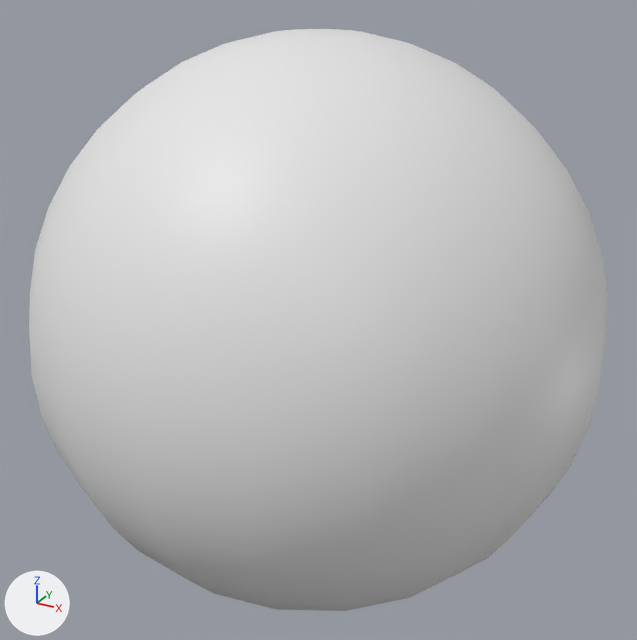
An edit to the OBJ model gvr-bullet/app/src/main/assets/sphere.obj, drawn before and after from the same camera.
Both versions are drawn from a camera (50 mm lens) standing at (1.418, -2.572, 1.289) and looking at (0.002, 0.002, 0.001). Arrows for +X, +Y and +Z are at lower left; the lights stay in place. Where no turn or scale is listed for an object, it has been applied to the vertices.
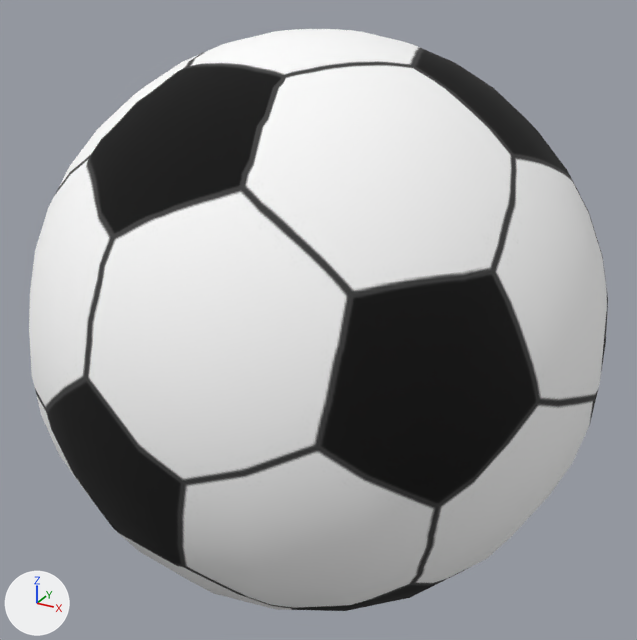
Where the change shows, as pixel boxes (x1, y1, x2, y2) in the pictures (637 x 640 px):
```json
{"object": "sphere", "change": "recoloured", "before": [29, 29, 608, 611], "after": [29, 29, 608, 611]}
```

Edits to the scene script, one JSON object a line:
```json
{"op": "add", "block": "img_sphere_jpg", "code": ["img_sphere_jpg = load_image('sphere.jpg', 'sphere.jpg', 1024, 512, 'sRGB')"]}
{"op": "add", "block": "mat_sphere_material", "code": ["mat_sphere_material = principled_material('sphere_material')", "mat_sphere_material.texture = img_sphere_jpg", "mat_sphere_material.roughness = 1.0"]}
{"block": "me_sphere", "where": "me_sphere.from_pydata(...)  # 382 vertices, 760 faces; spans x -1.01..1.01, y -1.01..1.01, z -1.01..1.01"}
{"op": "add", "block": "me_sphere", "code": "me_sphere.materials.append(mat_sphere_material)  # picture img_sphere_jpg"}
```
